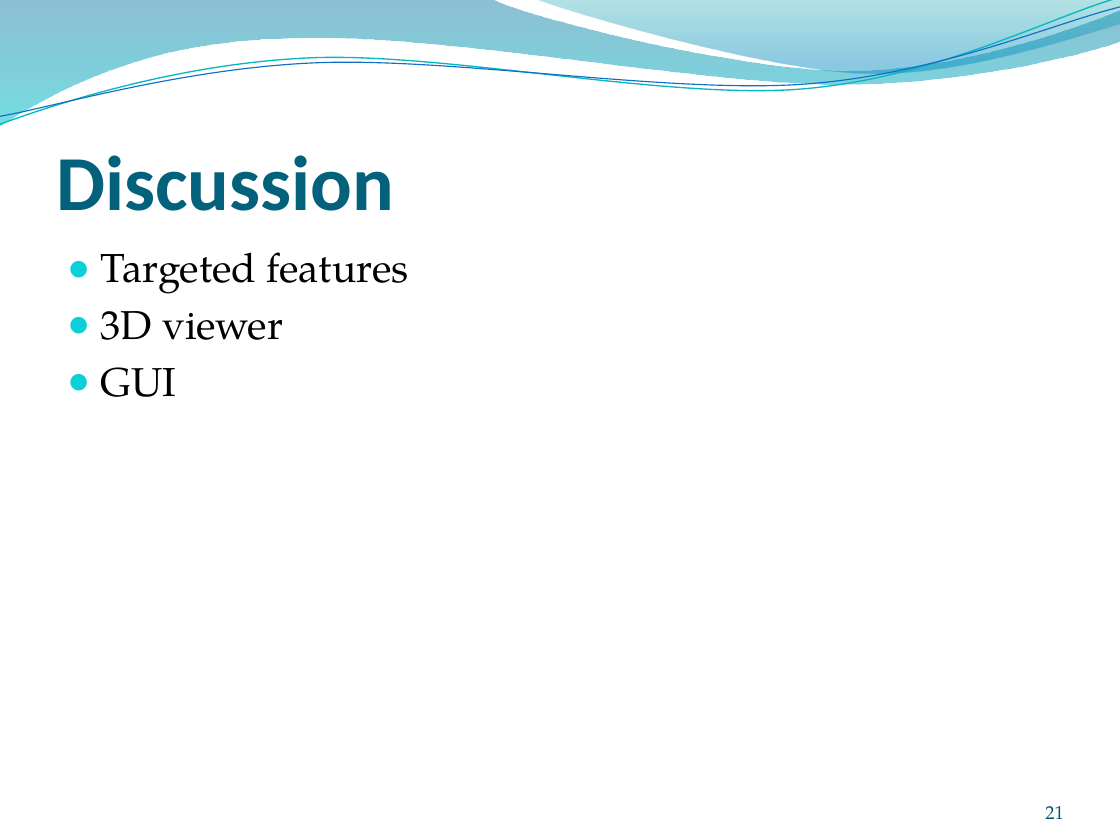
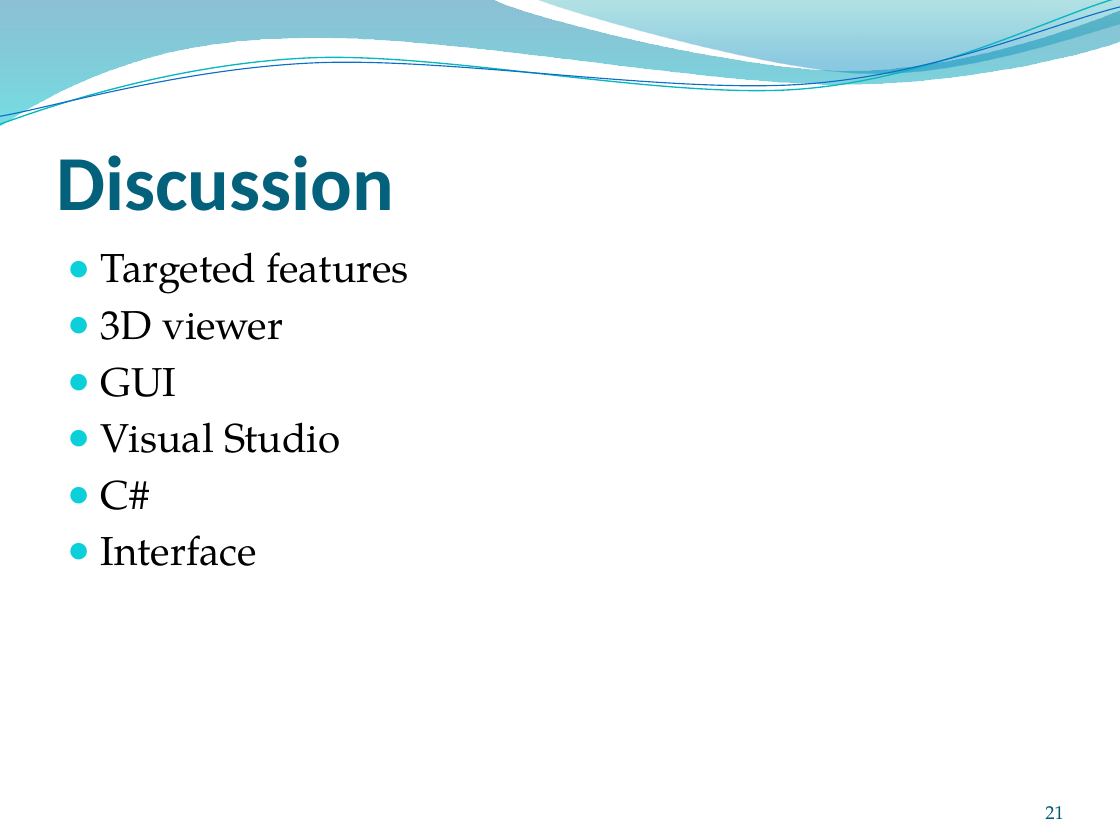
Before and after one commit to montelongoj/p2-b130-aau-2011, a slide deck: slide 21 of P2 project Bag Packer Program.pptx. Drawn at 1120x840 pixels with LibreOffice and Linux fonts; fonts in the diff are those of the drawing; background and template pictures are left out. Boxes give left, top, right and bottom in pixels: in the first picture for what was removed or moved away, otherwise in the second. Text is boxed around its words. In the diff, an @@ line names an element or a change of style, - is before the commit and + after.

```diff
--- a/P2 project Bag Packer Program.pptx
+++ b/P2 project Bag Packer Program.pptx
@@ text at [101, 422, 340, 566]: paragraphs added @@
+● Visual Studio
+● C#
+● Interface
```
Also in this commit, not shown: 1 other slide changed, 1 slide removed.
